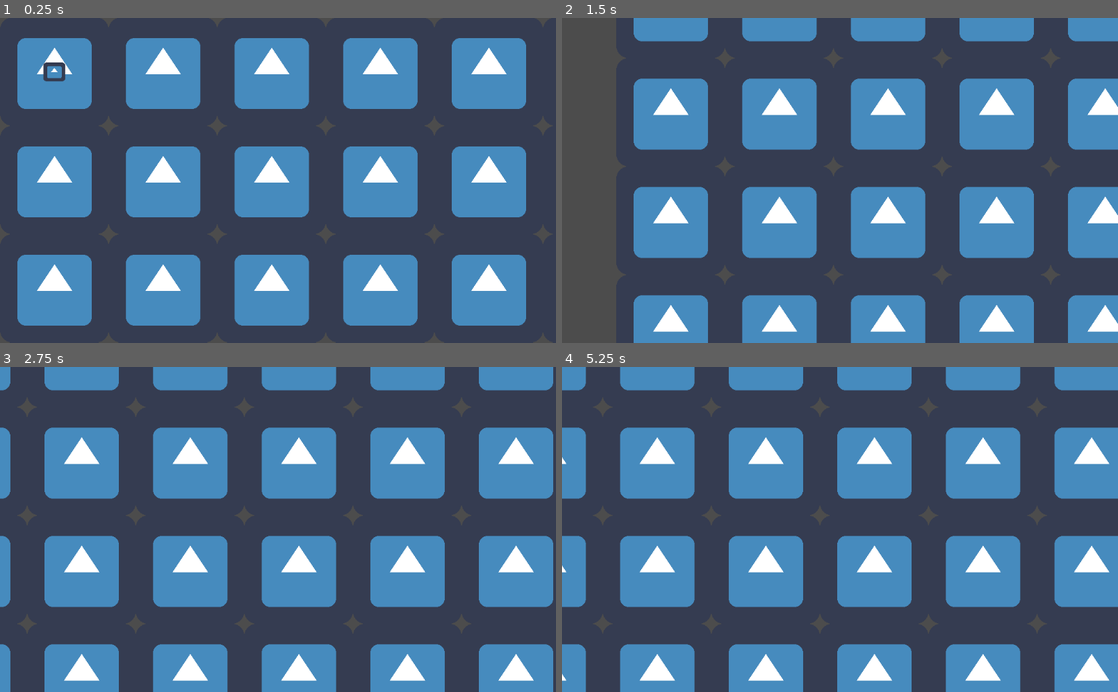
Above: before the commit, frames 1-4 (two rows, left to right).
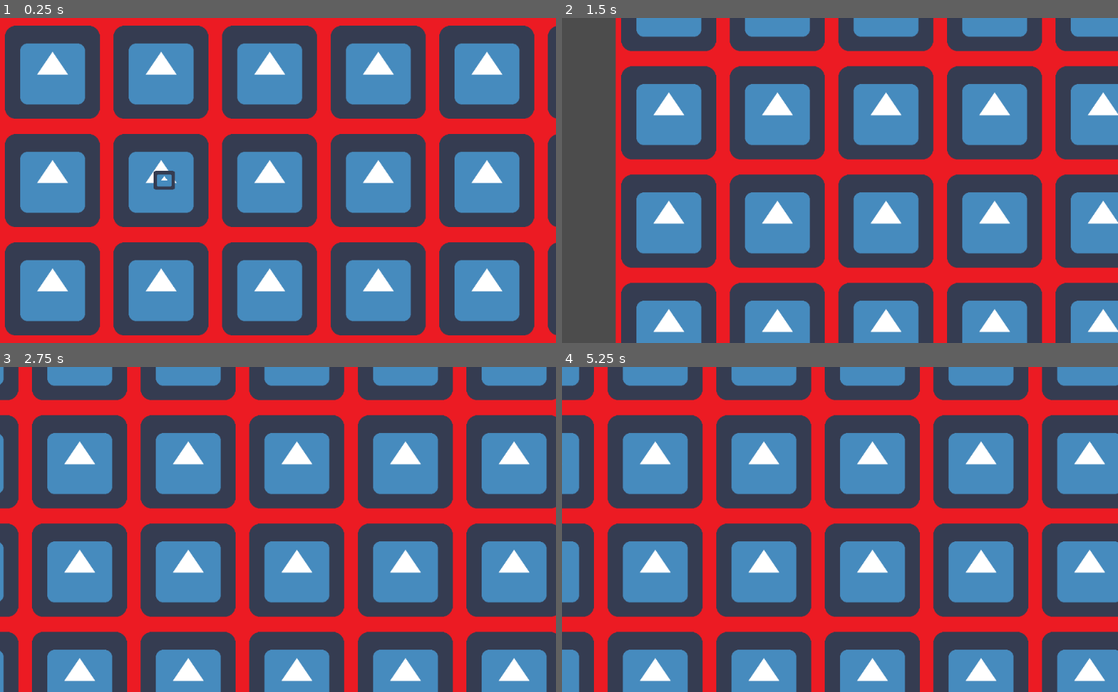
Above: after the commit, the same moments.

Repository: SeanKuehl/ProjectDraconia
Game: Godot game, scene res://Game/Scenes/World/World.tscn
Two runs of this game, one before a commit and one after it. Both use one fixed random seed, a clock stepped at 60 frames per second and the inputs below. The engine's default icon, where the game draws it, is replaced by a stand-in: a white triangle on a blue panel in a dark square.
Inputs (mouse positions are in pixels of both pictures, inside the frame that each line leads up to):
- Up to frame 1 (0.25 s): no input
- Up to frame 2 (1.5 s): move the mouse to (962, 164) at 0.52 s; hold S (CAM_DOWN) 0.53-1.28 s; move the mouse to (728, 196) at 1.27 s; tap A (CAM_LEFT) at 1.35 s
- Up to frame 3 (2.75 s): tap Enter at 2 s; move the mouse to (333, 458) at 2.02 s; hold D (CAM_RIGHT) from 2.03 s (still down)
- Up to frame 4 (5.25 s): move the mouse to (812, 594) at 2.77 s; release D (CAM_RIGHT) at 2.78 s; tap W (CAM_UP) at 2.85 s; tap Space at 3.5, 5 s; move the mouse to (1006, 578) at 3.52 s; click (1006, 578) at 3.6 s; tap Enter at 4.25 s; move the mouse to (673, 480) at 4.27 s; tap S (CAM_DOWN) at 4.35 s; move the mouse to (867, 529) at 5.02 s; hold A (CAM_LEFT) from 5.03 s (still down)

The runs differ from the first frame. In frame 1, 40% of the frame differs, in the area x 0-100%, y 0-100%; in frame 2, 36%; in frame 3, 41%; in frame 4, 40%.

Commit message:
added border to tile, added global script

Diff:
--- a/Game/Scenes/TileStuff/Tile/Tile.tscn
+++ b/Game/Scenes/TileStuff/Tile/Tile.tscn
@@ -1,6 +1,16 @@
-[gd_scene load_steps=2 format=2]
+[gd_scene load_steps=4 format=2]
 
 [ext_resource path="res://Game/Scripts/TileStuff/Tile/Tile.gd" type="Script" id=1]
+[ext_resource path="res://Game/Assets/Images/TIleImages/icon.png" type="Texture" id=2]
+[ext_resource path="res://Game/Assets/Images/TileBorderColors/Red.png" type="Texture" id=3]
 
-[node name="Tile" type="Sprite"]
+[node name="TileBorder" type="Sprite"]
+position = Vector2( -1.12245, -0.561274 )
+scale = Vector2( 2.01022, 2.04389 )
+texture = ExtResource( 3 )
 script = ExtResource( 1 )
+
+[node name="Tile" type="Sprite" parent="."]
+position = Vector2( -1.79283, 0.626083 )
+scale = Vector2( 0.433574, 0.420101 )
+texture = ExtResource( 2 )
--- /dev/null
+++ b/Game/Scripts/Globals/PlayerGlobals.gd
@@ -0,0 +1 @@
+extends Node
--- a/Game/Scripts/Player/PLayer.gd
+++ b/Game/Scripts/Player/PLayer.gd
@@ -3,6 +3,8 @@
 var cameraMoveAmount = 25
 
 
+
+var allegiance = ""	#will be used to check what units they are allowed to select
 
 
 
--- a/Game/Scripts/TileStuff/Tile/Tile.gd
+++ b/Game/Scripts/TileStuff/Tile/Tile.gd
@@ -20,7 +20,7 @@
 var tileImageDictionary = {"water": tileImageDirectory+"icon.png", "land": tileImageDirectory+"land.png", "trees": tileImageDirectory+"trees.png"}	#will have images for "water", "grass" etc.
 
 func _ready():
-	texture = load(tileImageDictionary["water"])
+	$Tile.texture = load(tileImageDictionary["water"])
 
 func GetConcealmentBoost():
 	return concealmentBoost
@@ -86,7 +86,7 @@
 
 
 func SetImage(image):
-	texture = load(tileImageDictionary[image])
+	$Tile.texture = load(tileImageDictionary[image])
 
 func SetTerrain(newElevation, newFeature):
 	#some features will lock it, they cannot be changed once assigned like water
--- a/Game/Scripts/UnitStuff/UnitClass/UnitClass.gd
+++ b/Game/Scripts/UnitStuff/UnitClass/UnitClass.gd
@@ -137,12 +137,12 @@
 		else:
 			if yDiff > 0:
 				#move a tile up
-				movementSteps.append(Vector2(currentPosition.x-tileSize-spaceBetweenTiles, currentPosition.y))
+				movementSteps.append(Vector2(currentPosition.x, currentPosition.y+tileSize+spaceBetweenTiles))
 				currentPosition = movementSteps[-1]
 				yDiff -= 1
 			elif yDiff < 0:
 				#move a tile down
-				movementSteps.append(Vector2(currentPosition.x+tileSize+spaceBetweenTiles, currentPosition.y))
+				movementSteps.append(Vector2(currentPosition.x, currentPosition.y-tileSize-spaceBetweenTiles))
 				currentPosition = movementSteps[-1]
 				yDiff += 1
 
--- a/Game/Scripts/World/World.gd
+++ b/Game/Scripts/World/World.gd
@@ -10,6 +10,6 @@
 
 	var newUnit = unitClass.instance()
 	add_child(newUnit)
-	var positionOfUnit = Vector2(0,0)
+	var positionOfUnit = Vector2(1,1)
 	$TileGrid.AddUnitToGrid(newUnit, positionOfUnit)
-	#$TileGrid.MoveUnitToPos(positionOfUnit, Vector2(5,0))
+	$TileGrid.MoveUnitToPos(positionOfUnit, Vector2(8,6))
--- a/project.godot
+++ b/project.godot
@@ -18,6 +18,10 @@
 config/name="ProjectDraconia"
 run/main_scene="res://Game/Scenes/World/World.tscn"
 config/icon="res://Game/Assets/Images/TIleImages/icon.png"
+
+[autoload]
+
+PlayerGlobals="*res://Game/Scripts/Globals/PlayerGlobals.gd"
 
 [input]
 
@@ -50,6 +54,11 @@
 , Object(InputEventKey,"resource_local_to_scene":false,"resource_name":"","device":0,"alt":false,"shift":false,"control":false,"meta":false,"command":false,"pressed":false,"scancode":16777234,"unicode":0,"echo":false,"script":null)
  ]
 }
+RIGHT_CLICK={
+"deadzone": 0.5,
+"events": [ Object(InputEventMouseButton,"resource_local_to_scene":false,"resource_name":"","device":0,"alt":false,"shift":false,"control":false,"meta":false,"command":false,"button_mask":0,"position":Vector2( 0, 0 ),"global_position":Vector2( 0, 0 ),"factor":1.0,"button_index":2,"pressed":false,"doubleclick":false,"script":null)
+ ]
+}
 
 [rendering]
 
Not shown, changed: .mono/metadata/ide_messaging_meta.txt
Binary file added: Game/Assets/Images/TileBorderColors/Red.png
Not shown, added: Game/Assets/Images/TileBorderColors/Red.png.import
Binary file added: Game/Assets/Images/TileBorderColors/Yellow.png
Not shown, added: Game/Assets/Images/TileBorderColors/Yellow.png.import
